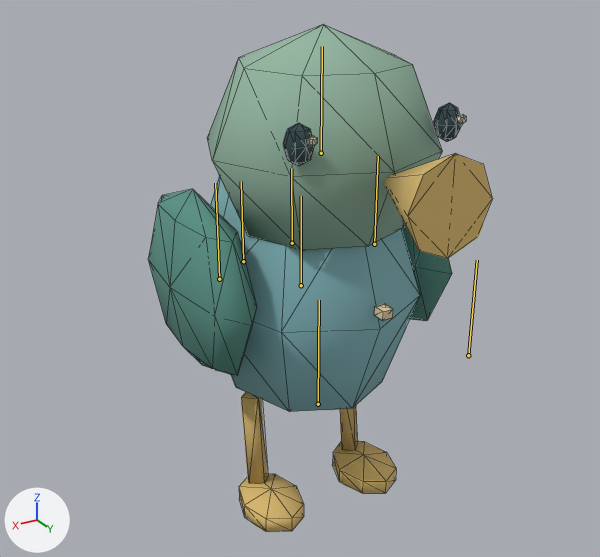
Two versions of the glTF model public/assets/island/together-v1/pet_bird_low.glb, one commit apart.
The view is the same before and after, from a 50 mm lens placed at (18296.973, -28493.869, -59.354), pointed at (18296.528, -28494.611, -59.725). Arrows for +X, +Y and +Z are at lower left; the lights stay in place. The first picture is the older version. The bones that change, and the others that lie on the model, are drawn over the model as lines. Mesh edges are drawn as thin lines.
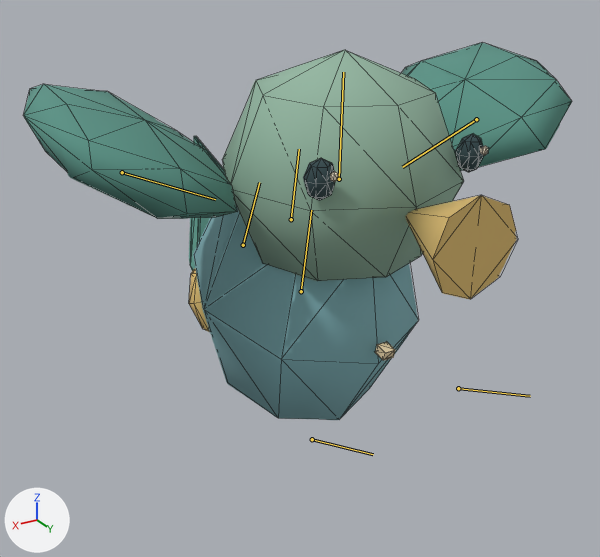
The newer file adds an action. The first version stands in its rest pose; the second is drawn at frame 0 of the action 'Fly'.

What differs and where, as boxes [x1, y1, x2, y2] in the pictures (600 x 557 px):
'Mesh_0', posed (60% wider, 26% shorter): before [149, 24, 492, 532]; after [23, 42, 572, 420]
bone 'Body', root to tip: before (301, 285) to (301, 196); after (301, 291) to (311, 210)
bone 'Head', root to tip: before (321, 153) to (322, 46); after (339, 179) to (343, 72)
bone 'Front.L', root to tip: before (468, 355) to (477, 260); after (458, 388) to (530, 396)
bone 'Front.R', root to tip: before (318, 404) to (319, 300); after (312, 439) to (373, 454)
bone 'Tail', root to tip: before (243, 261) to (241, 181); after (243, 245) to (259, 182)
bone 'Wing.L', root to tip: before (374, 244) to (378, 156); after (476, 119) to (402, 167)
bone 'Wing.R', root to tip: before (219, 279) to (215, 183); after (122, 172) to (215, 199)

The edits, one by one:
Bone 'Body' (bone_body) moves from (0.0, 0.0, 0.0) to (0.0, -0.007, 0.0).
Bone 'Body' (bone_body) turns from (0, 0, 0) to (-12, 0, 0) degrees about its own x, y and z.
Bone 'Head' (bone_head) turns from (0, 0, 0) to (10, 0, 0) degrees about its own x, y and z.
Bone 'Front.L' (bone_front_l) turns from (0, 0, 0) to (-55, 0, 0) degrees about its own x, y and z.
Bone 'Front.R' (bone_front_r) turns from (0, 0, 0) to (-55, 0, 0) degrees about its own x, y and z.
Bone 'Tail' (bone_tail) turns from (0, 0, 0) to (-15, 0, 0) degrees about its own x, y and z.
Bone 'Wing.L' (bone_wing_l) moves from (0.0, 0.0, 0.0) to (-0.108, 0.151, 0.0).
Bone 'Wing.L' (bone_wing_l) turns from (0, 0, 0) to (0, 0, -115) degrees about its own x, y and z.
Bone 'Wing.R' (bone_wing_r) moves from (0.0, 0.0, 0.0) to (0.108, 0.151, 0.0).
Bone 'Wing.R' (bone_wing_r) turns from (0, 0, 0) to (0, 0, 115) degrees about its own x, y and z.
